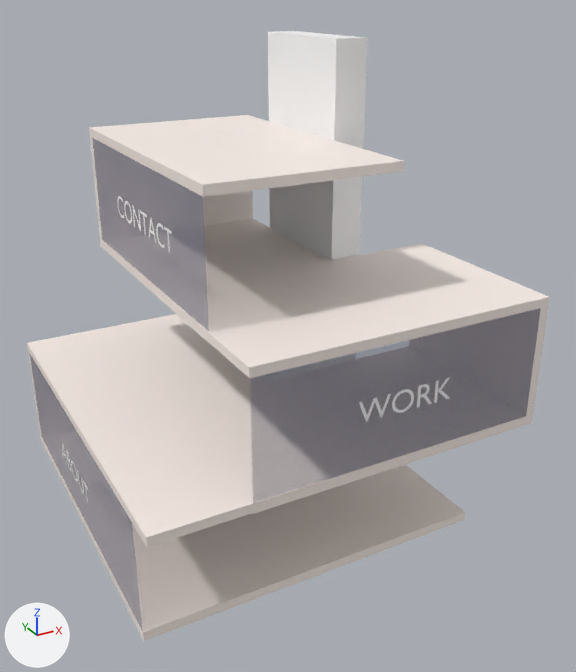
An edit to the glTF model static/models/Mockup.glb, drawn before and after from the same camera.
Camera for both pictures: a 50 mm camera at (-6.43, -11.03, 10.02) aimed at (0.42, 1.43, 3.79). Lighting does not change. The marker at lower left points along +X, +Y and +Z. Where no turn or scale is listed for an object, it has been applied to the vertices. Vertices at the same position are counted once.
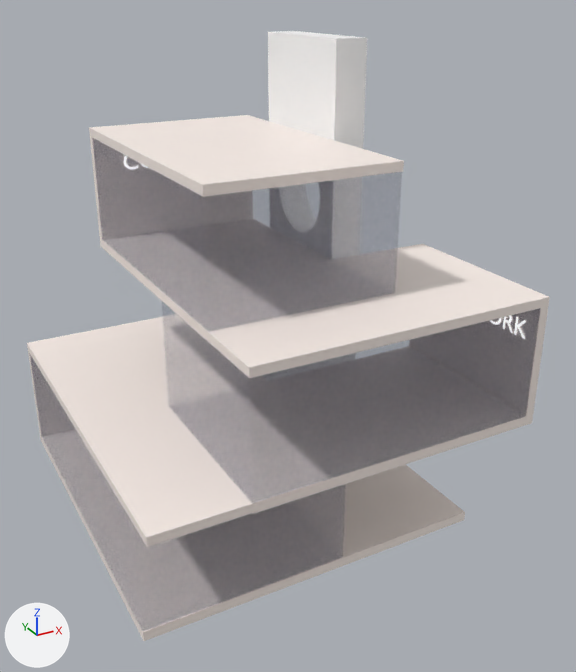
Boxes (x1, y1, x2, y2) around the edits, measured in the pictures (576 x 672 px):
'Plane2', surface changed, reshaped, moved
    before: (250, 308, 541, 503)
    after: (161, 300, 540, 503)
'Plane3', reshaped (165% wider)
    before: (93, 138, 209, 331)
    after: (93, 138, 402, 331)
'Plane1', surface changed
    both: (34, 375, 345, 631)
'Text2', surface changed, recoloured, moved (not visible afterwards)
    before: (359, 377, 450, 423)
'Text3', surface changed
    both: (117, 196, 172, 253)
'Text1', surface changed
    both: (62, 443, 88, 502)
part 1 of me_cube_013, built on
    before: (269, 180, 333, 260)
    after: (268, 32, 337, 140)
part 2 of me_plane_002, built on
    before: (34, 375, 142, 629)
    after: (34, 375, 345, 631)

What changed in the scene script:
```text
Change mat_overlay:
    mat_overlay.alpha: 0.5 -> 0.21
Change mat_material:
    add mat_material.emission_strength = 1.0
Add mat_emissive:
    mat_emissive = principled_material('emissive')
    mat_emissive.base_color = (0.8, 0.8, 0.8)  # white #e7e7e7
    mat_emissive.emission_strength = 1.0
Change me_cube_013:
    used by ob_pillar; location = (1.9, 3.58, 4.04)
    remove me_cube_013.from_pydata(...)  # 8 vertices, 12 faces; spans x -0.33..0.33, y -1.83..0.8, z -3.89..5.12
    add me_cube_013.from_pydata(...)  # 75 vertices, 150 faces; spans x -0.33..0.33, y -1.83..0.8, z -3.89..5.12
    me_cube_013 part 1
    4 faces are deleted
    35 vertices are added at x -0.33..0.33, y -1.35..0.35, z 1.26..2.96
    32 new vertices lie (0.66, 0.0, 0.0) away from vertices in x -0.33, y -1.35..0.35, z 1.26..2.96
    142 new faces join them
Change me_plane_002:
    used by ob_plane1; location = (-3.7, 2.52, 1.37)
    remove me_plane_002.from_pydata(...)  # 4 vertices, 2 faces; spans x 0.0, y -3.69..3.27, z -0.94..1.2
    add me_plane_002.from_pydata(...)  # 8 vertices, 12 faces; spans x 0.0..3.84, y -3.69..3.27, z -0.94..1.2
    me_plane_002 part 2
    2 faces are deleted
    4 vertices are added at (3.84, 3.27, 1.2), (3.84, -3.69, 1.2), (3.84, -3.69, -0.94), (3.84, 3.27, -0.94)
    12 new faces join them
Change me_plane_003:
    used by ob_plane2; location = (0.82, -1.83, 3.82)
    remove me_plane_003.from_pydata(...)  # 4 vertices, 2 faces; spans x -2.81..2.81, y 0.0, z -1.07..1.07
    add me_plane_003.from_pydata(...)  # 8 vertices, 12 faces; spans x -2.81..2.81, y 0.0..3.53, z -1.07..1.07
    me_plane_003 part 3
    2 faces are deleted
    4 vertices are added at (-2.81, 3.53, -1.07), (2.81, 3.53, -1.07), (2.81, 3.53, 1.07), (-2.81, 3.53, 1.07)
    12 new faces join them
Change me_text_002:
    where me_text_002.from_pydata(...)  # 214 vertices, 210 faces; spans x -1.56..1.56, y -0.35..0.35, z 0.0
    remove me_text_002.materials.append(mat_material)  # white #ffffff
    add me_text_002.materials.append(mat_emissive)  # white #e7e7e7
Change me_plane_004:
    used by ob_plane3; location = (-1.99, 2.42, 6.14)
    remove me_plane_004.from_pydata(...)  # 4 vertices, 2 faces; spans x 0.0, y -2.81..2.81, z -1.07..1.07
    add me_plane_004.from_pydata(...)  # 8 vertices, 12 faces; spans x 0.0..3.56, y -2.81..2.81, z -1.07..1.07
    me_plane_004 part 4
    2 faces are deleted
    4 vertices are added at (3.56, -2.81, -1.07), (3.56, -2.81, 1.07), (3.56, 2.81, 1.07), (3.56, 2.81, -1.07)
    12 new faces join them
Change ob_plane2:
    ob_plane2.location: (0.82, -1.83, 3.82) -> (0.81, -1.83, 3.82)
Change ob_text2:
    ob_text2.parent: ob_overlay2 -> ob_labels
Add ob_labels:
    ob_labels = bpy.data.objects.new('Labels', None)
    ob_labels.location = (0.0, 0.0, 0.0)
```
